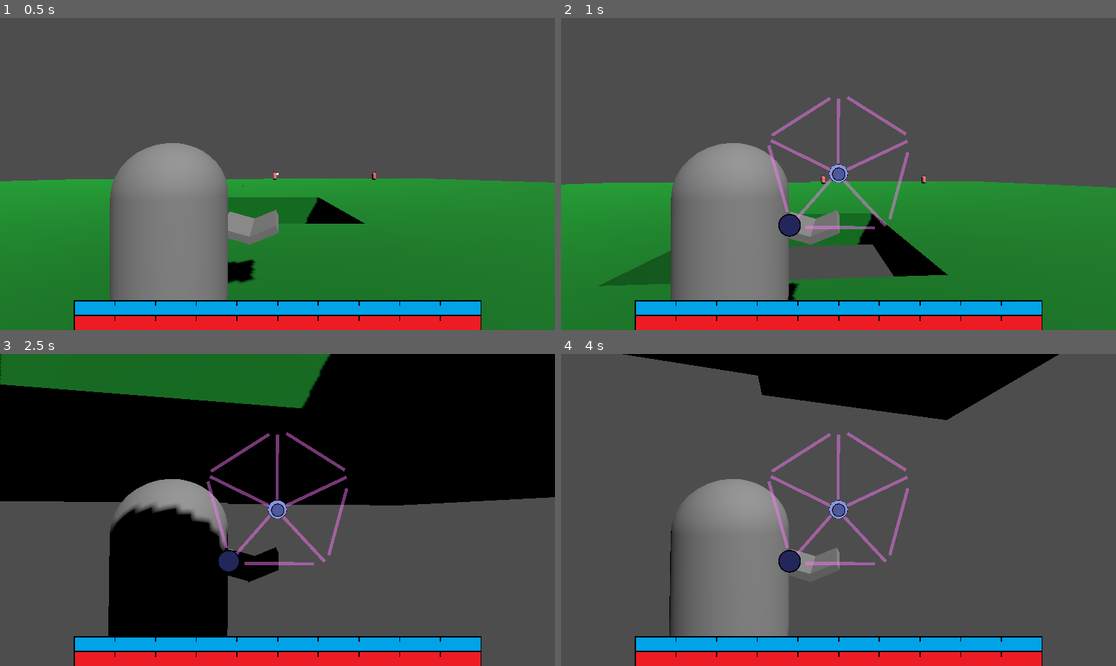
Above: before the commit, frames 1-4 (two rows, left to right).
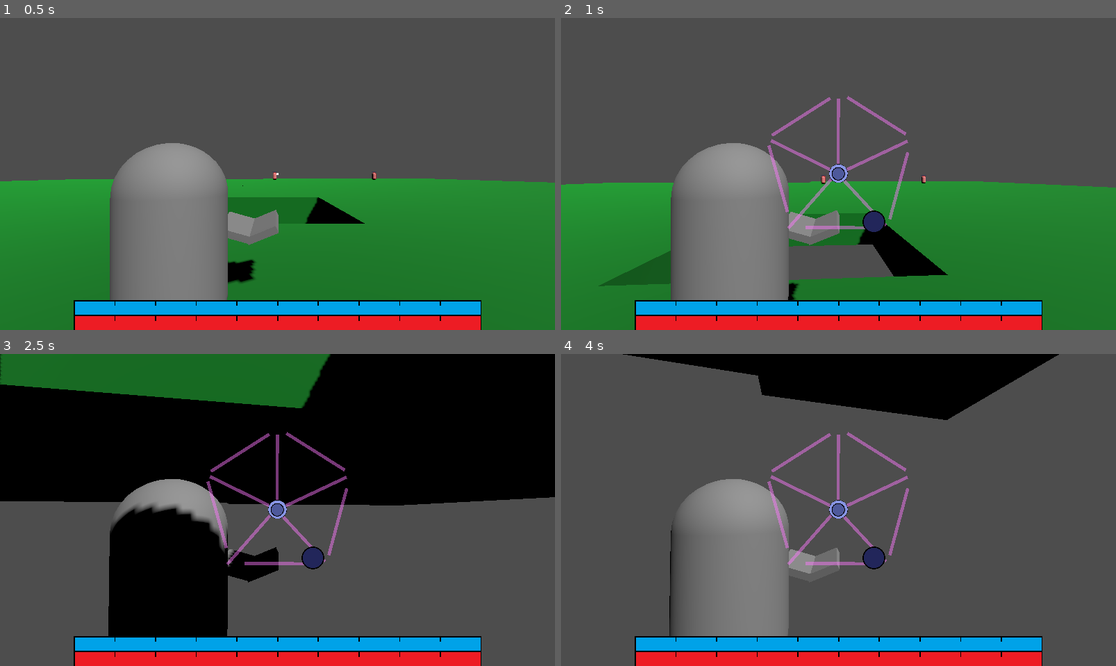
Above: after the commit, the same moments.

Repository: Tuocs/Project-Magic
Game: Godot game, scene res://Scenes/instant_manual_cast_main.tscn
Same seed, same stepped clock (60 frames per second), same inputs: the game is played once before the commit and once after it. This scene is started directly instead of the project's main scene.
Inputs (mouse positions are in pixels of both pictures, inside the frame that each line leads up to):
- Up to frame 1 (0.5 s): no input
- Up to frame 2 (1 s): tap Enter at 0.5 s; move the mouse to (866, 174) at 0.52 s; hold W (move_forward) from 0.53 s (still down); hold Alt (edit_magic) from 0.53 s (still down); tap Space (jump) at 0.77 s; click (866, 174) at 0.8 s
- Up to frame 3 (2.5 s): keep holding W (move_forward); move the mouse to (249, 510) at 1.27 s; release Alt (edit_magic) at 1.28 s; click (249, 510) at 1.35 s; tap Space (jump) at 1.52 s; tap Alt (edit_magic) at 1.55 s; move the mouse to (288, 503) at 2.02 s; hold Alt (edit_magic) from 2.03 s (still down); click (288, 503) at 2.3 s
- Up to frame 4 (4 s): keep holding W (move_forward); move the mouse to (832, 516) at 2.77 s; release Alt (edit_magic) at 2.78 s; click (832, 516) at 2.85 s; tap Space (jump) at 3.02, 3.77 s; tap Alt (edit_magic) at 3.05 s; move the mouse to (877, 513) at 3.52 s; hold Alt (edit_magic) from 3.53 s (still down); click (877, 513) at 3.8 s

Frame 1 is identical in both runs. In frame 2, 0.5% of the frame differs, in the area x 39-59%, y 47-71%; in frame 3, 0.4%; in frame 4, 0.5%.

Commit message:
dynamic ui circle placement

Diff:
--- a/Prefabs/manual_cast_ui.tscn
+++ b/Prefabs/manual_cast_ui.tscn
@@ -30,8 +30,9 @@
 mouse_filter = 1
 script = ExtResource("1_i1068")
 crystals = [NodePath("Edit Overlay/Crystal"), NodePath("Edit Overlay/Spell Details/Crystal2")]
-radius = 200.0
-center_radius = 75.0
+cursor_radius = 200.0
+center_zone_radius = 75.0
+crystal_spawn_radius = 125.0
 
 [node name="Crosshair" type="ColorRect" parent="."]
 layout_mode = 1
@@ -249,11 +250,12 @@
 offset_bottom = 208.0
 grow_horizontal = 2
 grow_vertical = 2
+pivot_offset = Vector2(100, 100)
 script = ExtResource("2_iglr6")
-selector = NodePath("large/Edit Overlay/small")
+selector = NodePath("large/Edit Overlay/smallCursor")
 selection_box = NodePath("large/Edit Overlay/selector")
-radius = 125.0
-offset = Vector2(100, 100)
+cursor_radius = 125.0
+cursor_offset = Vector2(100, 100)
 charge_textures = Array[Texture]([ExtResource("3_6b4wp"), ExtResource("12_xe0iw"), ExtResource("11_jv731"), ExtResource("10_x02v6"), ExtResource("13_urajh")])
 expanded_visuals = NodePath("large")
 
@@ -296,44 +298,6 @@
 scale = Vector2(0.5, 0.5)
 mouse_filter = 2
 
-[node name="right" type="TextureRect" parent="Edit Overlay/Spell Details/Crystal2/large/Edit Overlay"]
-layout_mode = 0
-offset_left = 200.0
-offset_top = 100.0
-offset_right = 300.0
-offset_bottom = 200.0
-mouse_filter = 2
-texture = ExtResource("12_xe0iw")
-expand_mode = 1
-
-[node name="down" type="TextureRect" parent="Edit Overlay/Spell Details/Crystal2/large/Edit Overlay"]
-layout_mode = 0
-offset_left = 100.0
-offset_top = 200.0
-offset_right = 200.0
-offset_bottom = 300.0
-mouse_filter = 2
-texture = ExtResource("11_jv731")
-expand_mode = 1
-
-[node name="left" type="TextureRect" parent="Edit Overlay/Spell Details/Crystal2/large/Edit Overlay"]
-layout_mode = 0
-offset_top = 100.0
-offset_right = 100.0
-offset_bottom = 200.0
-mouse_filter = 2
-texture = ExtResource("10_x02v6")
-expand_mode = 1
-
-[node name="up" type="TextureRect" parent="Edit Overlay/Spell Details/Crystal2/large/Edit Overlay"]
-layout_mode = 0
-offset_left = 100.0
-offset_right = 200.0
-offset_bottom = 100.0
-mouse_filter = 2
-texture = ExtResource("13_urajh")
-expand_mode = 1
-
 [node name="selector" type="TextureRect" parent="Edit Overlay/Spell Details/Crystal2/large/Edit Overlay"]
 layout_mode = 0
 offset_left = 100.0
@@ -344,7 +308,7 @@
 texture = ExtResource("14_cr8wu")
 expand_mode = 1
 
-[node name="small" type="TextureRect" parent="Edit Overlay/Spell Details/Crystal2/large/Edit Overlay"]
+[node name="smallCursor" type="TextureRect" parent="Edit Overlay/Spell Details/Crystal2/large/Edit Overlay"]
 texture_filter = 1
 layout_mode = 1
 anchors_preset = 8
@@ -376,10 +340,10 @@
 grow_horizontal = 2
 grow_vertical = 2
 script = ExtResource("2_iglr6")
-selector = NodePath("large/Edit Overlay/small")
+selector = NodePath("large/Edit Overlay/small Cursor")
 selection_box = NodePath("large/Edit Overlay/selector")
-radius = 125.0
-offset = Vector2(100, 100)
+cursor_radius = 125.0
+cursor_offset = Vector2(100, 100)
 charge_textures = Array[Texture]([ExtResource("4_nichs"), ExtResource("8_x02v6"), ExtResource("7_fbone"), ExtResource("6_nhl1g"), ExtResource("9_jv731")])
 expanded_visuals = NodePath("large")
 
@@ -421,44 +385,6 @@
 scale = Vector2(0.5, 0.5)
 mouse_filter = 2
 
-[node name="right" type="TextureRect" parent="Edit Overlay/Crystal/large/Edit Overlay"]
-layout_mode = 0
-offset_left = 200.0
-offset_top = 100.0
-offset_right = 300.0
-offset_bottom = 200.0
-mouse_filter = 2
-texture = ExtResource("8_x02v6")
-expand_mode = 1
-
-[node name="down" type="TextureRect" parent="Edit Overlay/Crystal/large/Edit Overlay"]
-layout_mode = 0
-offset_left = 100.0
-offset_top = 200.0
-offset_right = 199.99988
-offset_bottom = 300.0
-mouse_filter = 2
-texture = ExtResource("7_fbone")
-expand_mode = 1
-
-[node name="left" type="TextureRect" parent="Edit Overlay/Crystal/large/Edit Overlay"]
-layout_mode = 0
-offset_top = 100.0
-offset_right = 100.0
-offset_bottom = 200.0
-mouse_filter = 2
-texture = ExtResource("6_nhl1g")
-expand_mode = 1
-
-[node name="up" type="TextureRect" parent="Edit Overlay/Crystal/large/Edit Overlay"]
-layout_mode = 0
-offset_left = 100.0
-offset_right = 200.0
-offset_bottom = 100.0
-mouse_filter = 2
-texture = ExtResource("9_jv731")
-expand_mode = 1
-
 [node name="selector" type="Control" parent="Edit Overlay/Crystal/large/Edit Overlay"]
 anchors_preset = 0
 offset_left = 100.0
@@ -496,7 +422,7 @@
 rotation = 1.5707964
 mouse_filter = 2
 
-[node name="small" type="TextureRect" parent="Edit Overlay/Crystal/large/Edit Overlay"]
+[node name="small Cursor" type="TextureRect" parent="Edit Overlay/Crystal/large/Edit Overlay"]
 texture_filter = 1
 layout_mode = 1
 anchors_preset = 8
@@ -514,36 +440,22 @@
 texture = ExtResource("5_prb1j")
 expand_mode = 1
 
-[node name="Center" type="Control" parent="Edit Overlay"]
-layout_mode = 1
-anchors_preset = 8
-anchor_left = 0.5
-anchor_top = 0.5
-anchor_right = 0.5
-anchor_bottom = 0.5
-offset_left = -52.0
-offset_top = -52.0
-offset_right = -12.0
-offset_bottom = -12.0
-grow_horizontal = 2
-grow_vertical = 2
-mouse_filter = 2
-
-[node name="small" type="TextureRect" parent="Edit Overlay/Center"]
-texture_filter = 1
-layout_mode = 1
-anchors_preset = 8
-anchor_left = 0.5
-anchor_top = 0.5
-anchor_right = 0.5
-anchor_bottom = 0.5
-offset_left = -20.0
-offset_top = -20.0
-offset_right = 180.0
-offset_bottom = 180.0
+[node name="MainCursor" type="TextureRect" parent="Edit Overlay"]
+texture_filter = 1
+layout_mode = 1
+anchors_preset = 8
+anchor_left = 0.5
+anchor_top = 0.5
+anchor_right = 0.5
+anchor_bottom = 0.5
+offset_left = -100.00006
+offset_top = -100.0
+offset_right = 99.99994
+offset_bottom = 100.0
 grow_horizontal = 2
 grow_vertical = 2
 scale = Vector2(0.525761, 0.525761)
+pivot_offset = Vector2(100, 100)
 mouse_filter = 2
 texture = ExtResource("5_prb1j")
 expand_mode = 1
--- a/Scripts/cast_ui.gd
+++ b/Scripts/cast_ui.gd
@@ -4,7 +4,7 @@
 @onready var mana_bar = $"Mana Bar/TextureProgressBar"
 @onready var health_bar = $"HP Bar/TextureProgressBar"
 @onready var spell_details = $"Edit Overlay/Spell Details"
-@onready var selector = $"Edit Overlay/Center/small"
+@onready var selector = $"Edit Overlay/MainCursor"
 @onready var player = get_parent()
 var is_active = false
 var cursor_active = false
@@ -18,14 +18,19 @@
 #fake cursor stuff
 var mouse_sensitivity = 0.5
 var selector_pos: Vector2 = Vector2(0,0)
-@export var radius: float
-@export var offset: Vector2
-@export var center_radius: float
+@export var cursor_radius: float
+@export var cursor_offset: Vector2
+@export var center_zone_radius: float
+@export var crystal_spawn_radius: float
+var sections: int = 0
 
 # Called when the node enters the scene tree for the first time.
 func _ready() -> void:
 	spell_mod_data.resize(Globals.spell_mod.size())
 	spell_mod_data.fill(false)
+	sections = crystals.size()-1
+	cursor_offset = (size/2) - Vector2(100,100)
+	move_crystals_in_circle()
 
 func activate():
 	is_active = true
@@ -40,7 +45,7 @@
 	_finilize_spell()
 	is_active = false
 	selector_pos = Vector2.ZERO
-	selector.position = selector_pos + offset
+	selector.position = selector_pos + cursor_offset
 	edit_overlay.visible = false
 	mouse_filter = Control.MOUSE_FILTER_IGNORE
 	spell_details.mouse_filter = Control.MOUSE_FILTER_IGNORE
@@ -79,19 +84,18 @@
 func _input(event: InputEvent) -> void:
 	if !is_active || !cursor_active:
 		return
-	var sections = crystals.size()-1
 	var section = get_section(sections)
 	if event is InputEventMouseMotion:
 		selector_pos.y += event.relative.y * mouse_sensitivity
 		selector_pos.x += event.relative.x * mouse_sensitivity
 
-		selector_pos = selector_pos.limit_length(radius)
-		selector.position = selector_pos + offset
+		selector_pos = selector_pos.limit_length(cursor_radius)
+		selector.position = selector_pos + cursor_offset
 		match section:
 			#highlight section here
 			pass
 	if event.is_action_pressed("magic_cast"):
-		if (selector_pos.distance_to(Vector2.ZERO) < center_radius):
+		if (selector_pos.distance_to(Vector2.ZERO) < center_zone_radius):
 			crystals[0].activate()
 		else:
 			crystals[section+1].activate()
@@ -114,3 +118,13 @@
 		if item == _target_value:
 			count += 1
 	return count
+
+func move_crystals_in_circle():
+	var angle_increment = TAU / sections # TAU is 2 * PI radians (360 degrees)
+
+	for i in range(sections):
+		var current_angle = (angle_increment * i) + deg_to_rad(54)
+		var x = cos(current_angle) * crystal_spawn_radius
+		var y = sin(current_angle) * crystal_spawn_radius
+		var spawn_position = cursor_offset + Vector2(x, y)
+		crystals[i+1].position = spawn_position
--- a/Scripts/crystal.gd
+++ b/Scripts/crystal.gd
@@ -6,12 +6,16 @@
 var selector_pos: Vector2 = Vector2(0,0)
 @export var selector: Control
 @export var selection_box: Control
-@export var radius: float
-@export var offset: Vector2
+@export var cursor_radius: float
+@export var cursor_offset: Vector2
 @export var charge_textures: Array[Texture]
 @export var expanded_visuals: Control
+@export var spawn_radius: float = 100.0 # Radius of the circle
+var sections: int = 0
 
-
+func _ready() -> void:
+	sections = charge_textures.size()-1
+	spawn_rects_in_circle()
 
 func activate():
 	is_active = true
@@ -42,14 +46,13 @@
 func _input(event: InputEvent) -> void:
 	if !is_active:
 		return
-	var sections = 4
-	var section = get_section(selector_pos, sections)
+	var section = get_section(sections)
 	if event is InputEventMouseMotion:
 		selector_pos.y += event.relative.y * mouse_sensitivity
 		selector_pos.x += event.relative.x * mouse_sensitivity
 
-		selector_pos = selector_pos.limit_length(radius)
-		selector.position = selector_pos + offset
+		selector_pos = selector_pos.limit_length(cursor_radius)
+		selector.position = selector_pos + cursor_offset
 		match section:
 			0:
 				selection_box.position = Vector2(200, 100)
@@ -63,7 +66,7 @@
 		charge(section+1)
 
 
-func get_section(selector_pos: Vector2, section_count: int) -> int:
+func get_section(section_count: int) -> int:
 	if selector_pos == Vector2.ZERO:
 		return -1
 
@@ -74,3 +77,20 @@
 	angle = fposmod(angle + slice_size * 0.5, TAU) # CENTER offset
 
 	return int(angle / slice_size)
+
+func spawn_rects_in_circle():
+	var angle_increment = TAU / sections # TAU is 2 * PI radians (360 degrees)
+
+	for i in range(sections):
+		var current_angle = angle_increment * i
+		var x = cos(current_angle) * spawn_radius
+		var y = sin(current_angle) * spawn_radius
+		var spawn_position = cursor_offset + Vector2(x, y)
+		var new_rect = TextureRect.new()
+		new_rect.texture = charge_textures[i+1]
+		#new_rect.position = spawn_position
+		new_rect.custom_minimum_size = Vector2(100, 100)
+		new_rect.expand_mode = TextureRect.EXPAND_IGNORE_SIZE
+		$"large/Edit Overlay".add_child(new_rect)
+		$"large/Edit Overlay".move_child(new_rect, 0)
+		new_rect.position = spawn_position
--- a/Scripts/enemy_spawner.gd
+++ b/Scripts/enemy_spawner.gd
@@ -2,7 +2,7 @@
 
 @export var enemy_scene: PackedScene
 @export var target_enemy_count: int
-@onready var my_timer = $Timer # Assuming your Timer node is named "Timer"
+@onready var my_timer = $Timer
 
 func _ready():
 	my_timer.wait_time = randi_range(8,20)
